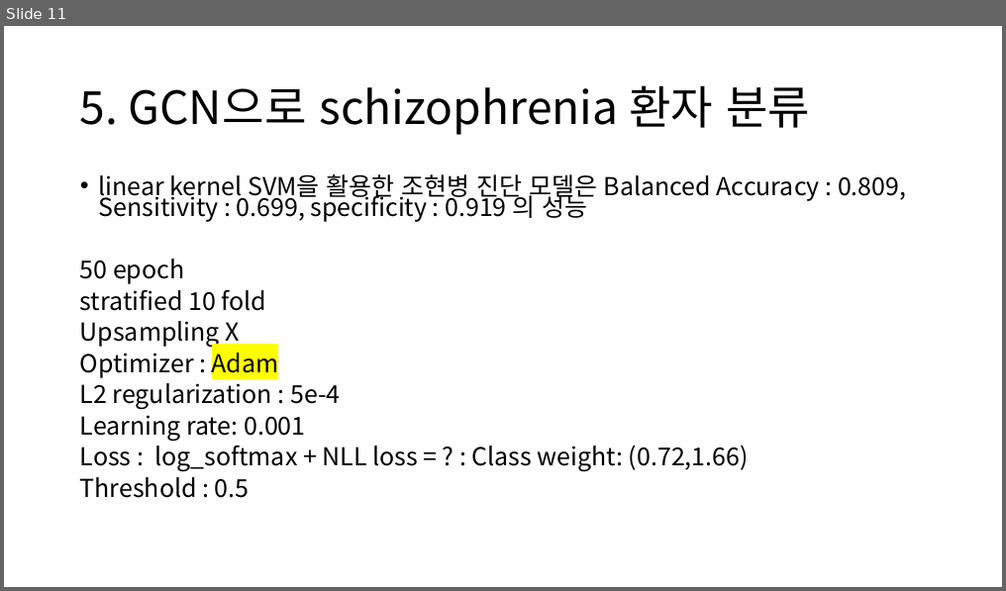
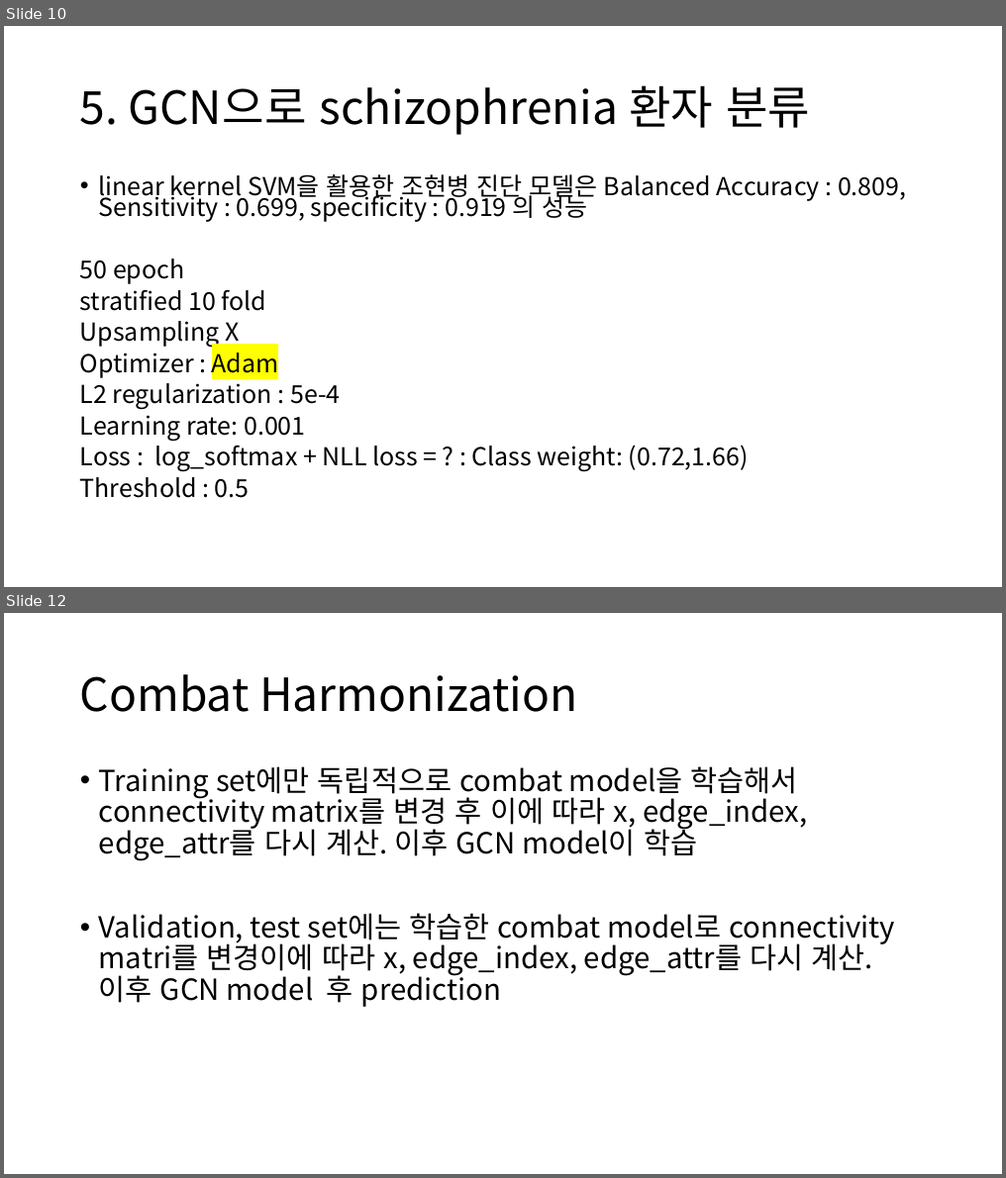
Before and after one commit to janett105/GNN_SCHZ, a slide deck: Presentation/초기 발표.pptx. Shown one above the other, each under a label of ours: slide 11 before the commit, slides 10 and 12 after it; the slides between them are not shown. The pictures are 1006x591 and 1006x1178 pixels, drawn with LibreOffice and Linux fonts; fonts in the diff are those of the drawing. Boxes give left, top, right and bottom in pixels: in the first picture for what was removed or moved away, otherwise in the second. Text is boxed around its words. In the diff, an @@ line names an element or a change of style, - is before the commit and + after.

```diff
--- a/Presentation/초기 발표.pptx
+++ b/Presentation/초기 발표.pptx
@@ slide 12 added at <box>4,613,1002,1174</box>, background #FFFFFF @@
@@ title added at <box>80,674,578,712</box>, 44 pt, text #000000 @@
+Combat Harmonization
@@ text added at <box>99,766,895,1007</box>, 28 pt, text #000000 @@
+• Training set에만 독립적으로 combat model을 학습해서 connectivity matrix를 변경 후 이에 따라 x, edge_index, edge_attr를 다시 계산. 이후 GCN model이 학습
+• Validation, test set에는 학습한 combat model로 connectivity matri를 변경이에 따라 x, edge_index, edge_attr를 다시 계산. 이후 GCN model 후 prediction
@@ what was slide 11 is now slide 10 @@
```
Also in this commit, not shown: 5 slides changed, 3 slides removed, 1 other file.
